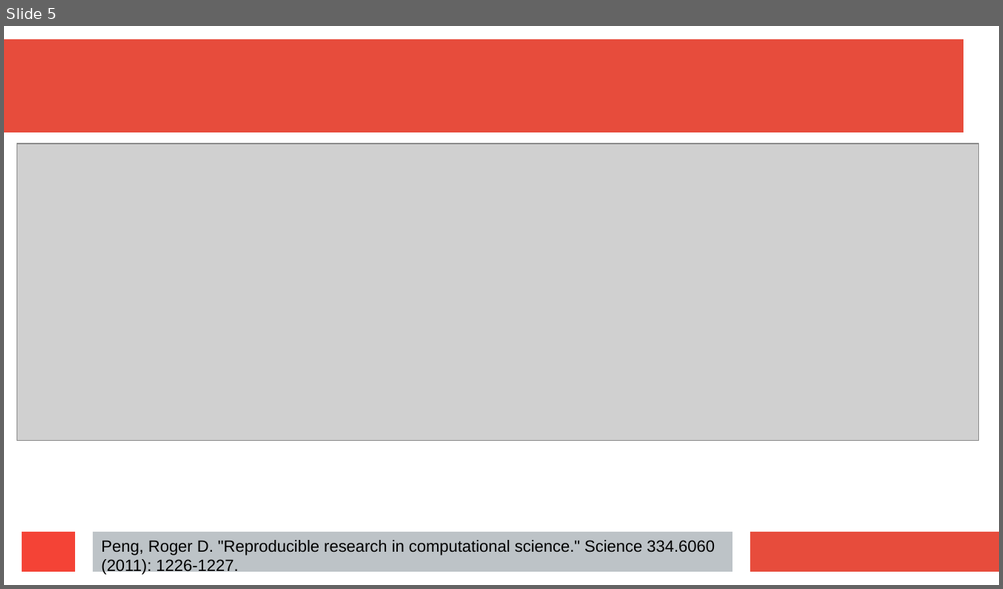
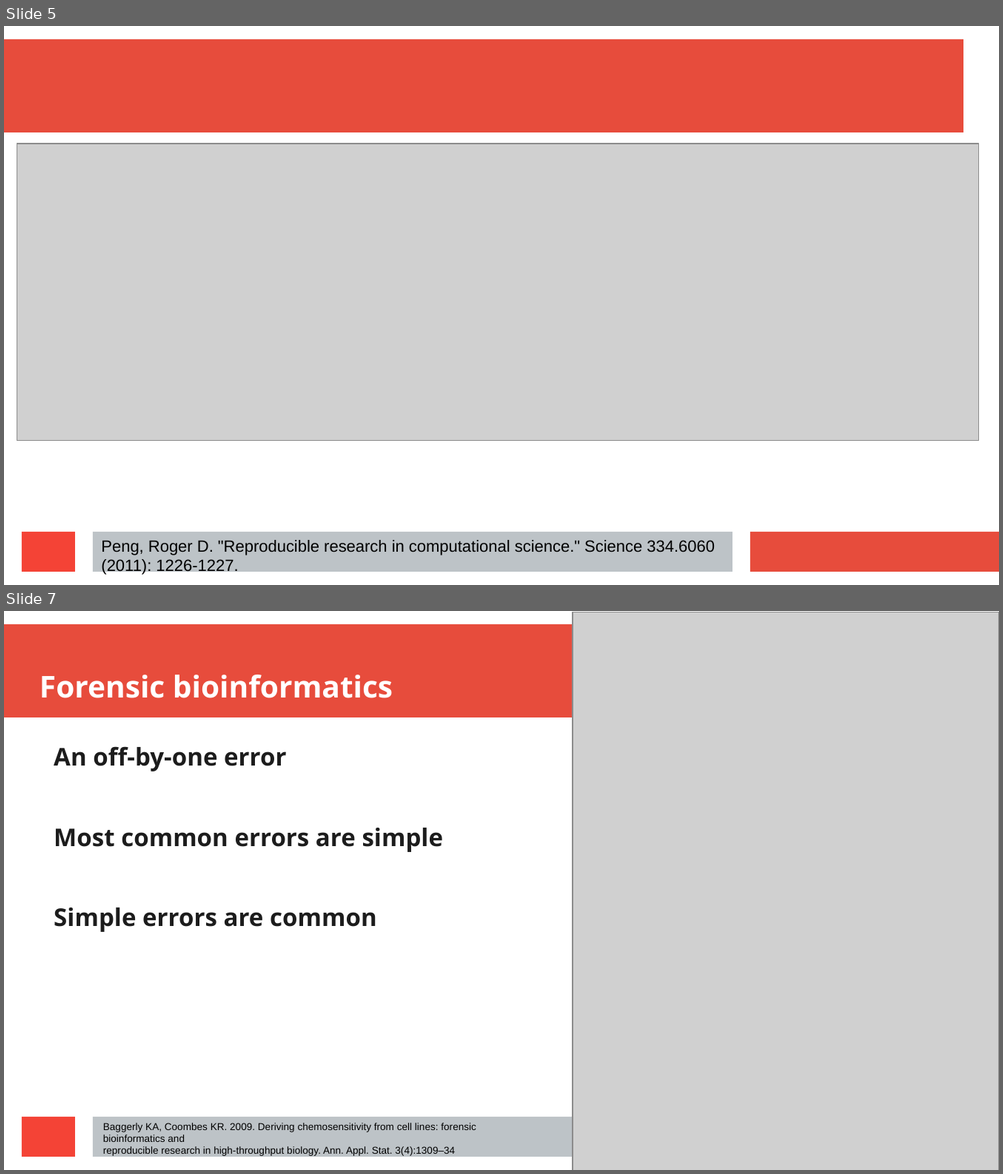
Before and after one commit to richelbilderbeek/journal_club_20220602, a slide deck: journal_club_20220602.odp. Shown one above the other, each under a label of ours: slide 5 before the commit, slides 5 and 7 after it; the slides between them are not shown. The pictures are 1003x589 and 1003x1174 pixels, drawn with LibreOffice and Linux fonts; fonts in the diff are those of the drawing; grey boxes stand for pictures. Boxes give left, top, right and bottom in pixels: in the first picture for what was removed or moved away, otherwise in the second. Text is boxed around its words. In the diff, an @@ line names an element or a change of style, - is before the commit and + after.

Commit message:
Add Baggerly and Fermat

```diff
--- a/journal_club_20220602.odp
+++ b/journal_club_20220602.odp
@@ slide 7 added at (x1=4, y1=611, x2=999, y2=1170), background #FFFFFF; not listed: 4 template elements that a slide beside it also shows @@
@@ picture added at (x1=572, y1=612, x2=999, y2=1170) @@
@@ title added at (x1=40, y1=675, x2=392, y2=698), 24 pt, text #FFFFFF, bold @@
+Forensic bioinformatics
@@ text added at (x1=54, y1=746, x2=444, y2=932), 19.5 pt, text #1C1C1C, bold @@
+An off-by-one error
+Most common errors are simple
+Simple errors are common
@@ text added at (x1=103, y1=1123, x2=476, y2=1156), 8 pt, text #000000 @@
+Baggerly KA, Coombes KR. 2009. Deriving chemosensitivity from cell lines: forensic bioinformatics and
+reproducible research in high-throughput biology. Ann. Appl. Stat. 3(4):1309–34
```
Also in this commit, not shown: 1 slide changed, 2 other slides added, 2 other files.
